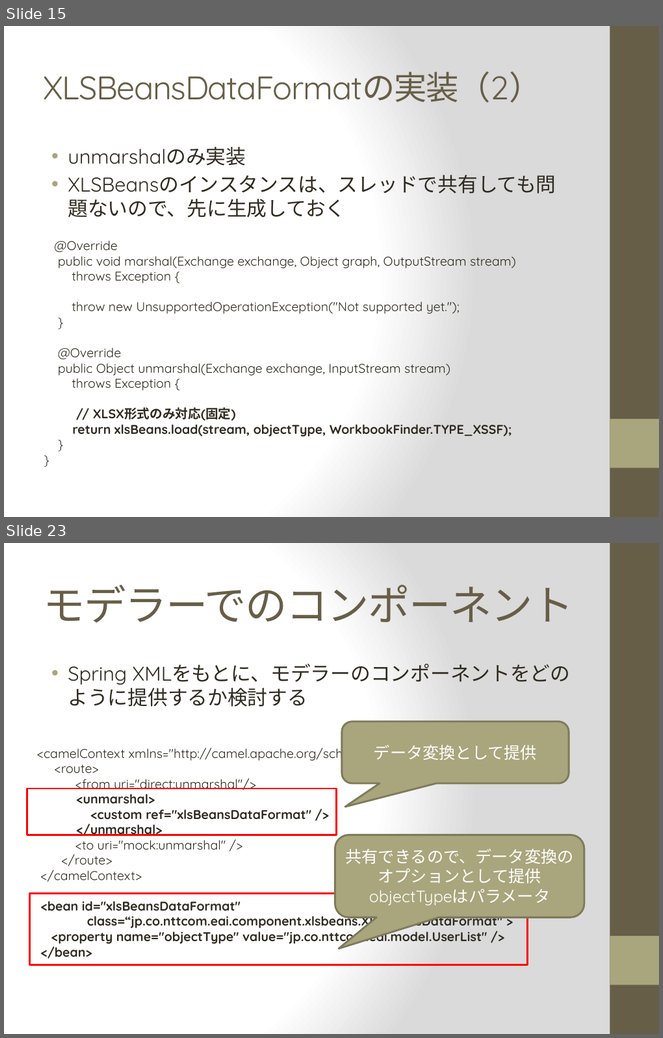
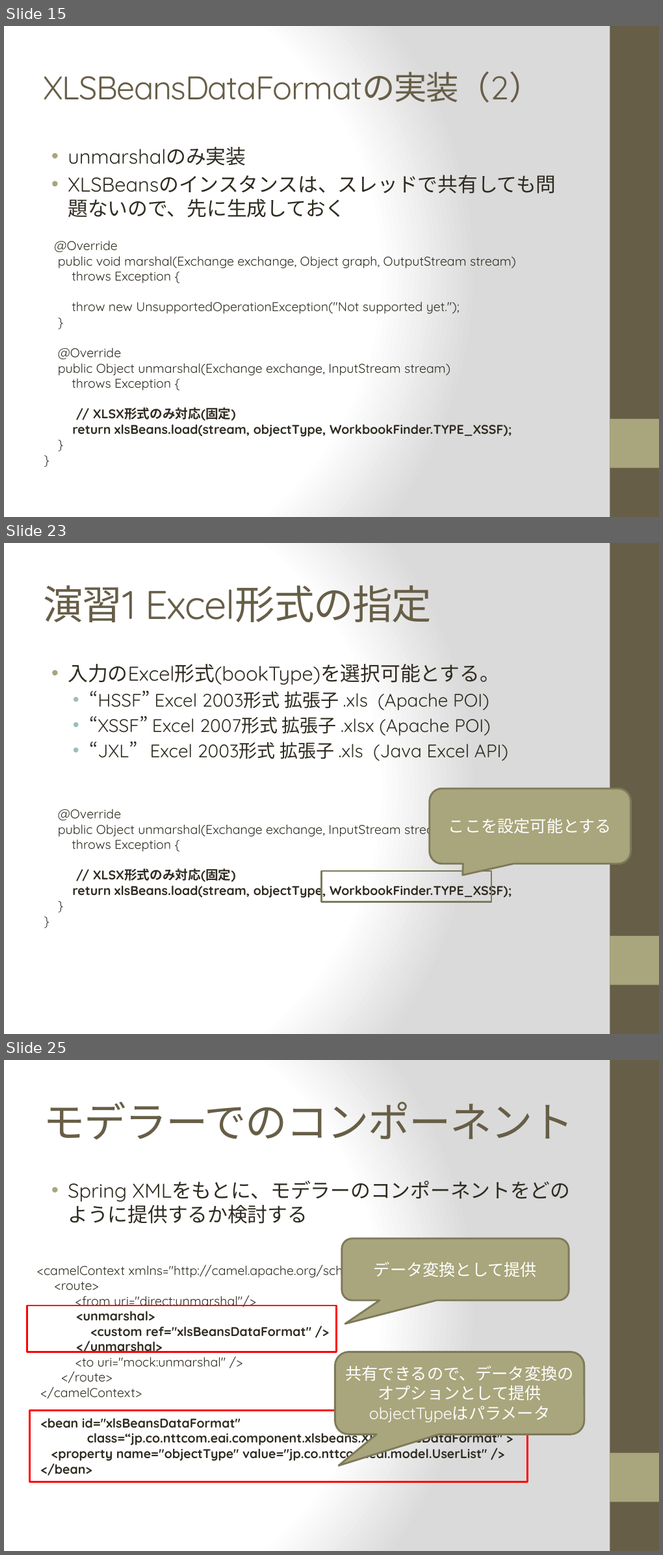
Before and after one commit to 15921050052/camel-xlsbeans, a slide deck: doc/Data Format Component.pptx. Shown one above the other, each under a label of ours: slides 15 and 23 before the commit, slides 15, 23 and 25 after it; the slides between them are not shown. The pictures are 663x1038 and 663x1555 pixels, drawn with LibreOffice and Linux fonts; fonts in the diff are those of the drawing. Boxes give left, top, right and bottom in pixels: in the first picture for what was removed or moved away, otherwise in the second. Text is boxed around its words. In the diff, an @@ line names an element or a change of style, - is before the commit and + after.

Commit message:
演習を追加

```diff
--- a/doc/Data Format Component.pptx
+++ b/doc/Data Format Component.pptx
@@ slide 23 added at [4,543,659,1034], background gradient #FFFFFF to #DADADA; not listed: 2 template elements that a slide beside it also shows @@
@@ title added at [43,585,432,622], 44 pt, text #675E47 @@
+演習1 Excel形式の指定
@@ text added at [68,664,508,761], 20 pt, text #2F2B20 @@
+• 入力のExcel形式(bookType)を選択可能とする。
+  • “HSSF” Excel 2003形式 拡張子 .xls (Apache POI)
+  • “XSSF” Excel 2007形式 拡張子 .xlsx (Apache POI)
+  • “JXL” Excel 2003形式 拡張子 .xls (Java Excel API)
@@ rounded speech box added at [430,789,631,864], fill #A9A57C, outline #7D7A5C 2 pt, 18 pt, text #FFFFFF @@
+ここを設定可能とする
@@ text added at [58,809,512,899], 14 pt, text #2F2B20 @@
+@Override
+public Object unmarshal(Exchange exchange, InputStream stream)
+throws Exception {
+// XLSX形式のみ対応(固定)
+return xlsBeans.load(stream, objectType, WorkbookFinder.TYPE_XSSF);
+}
+}
@@ rectangle added at [321,871,492,902], outline #7D7A5C 2 pt @@
@@ what was slide 23 is now slide 25 @@
```
Also in this commit, not shown: 18 slides changed, 1 other slide added.
